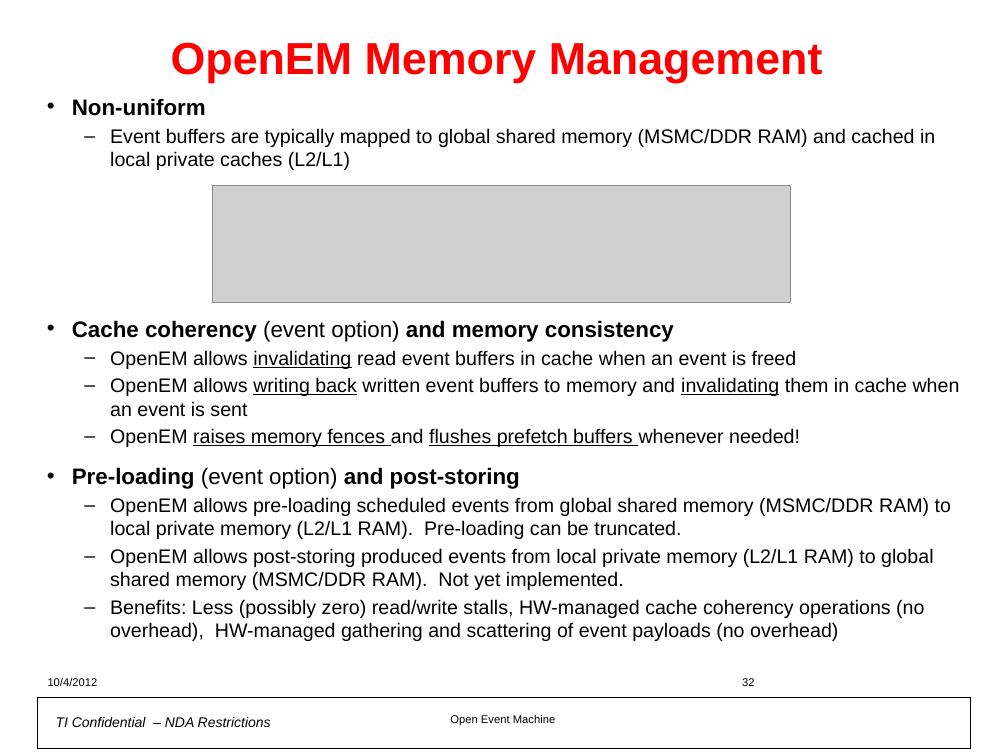
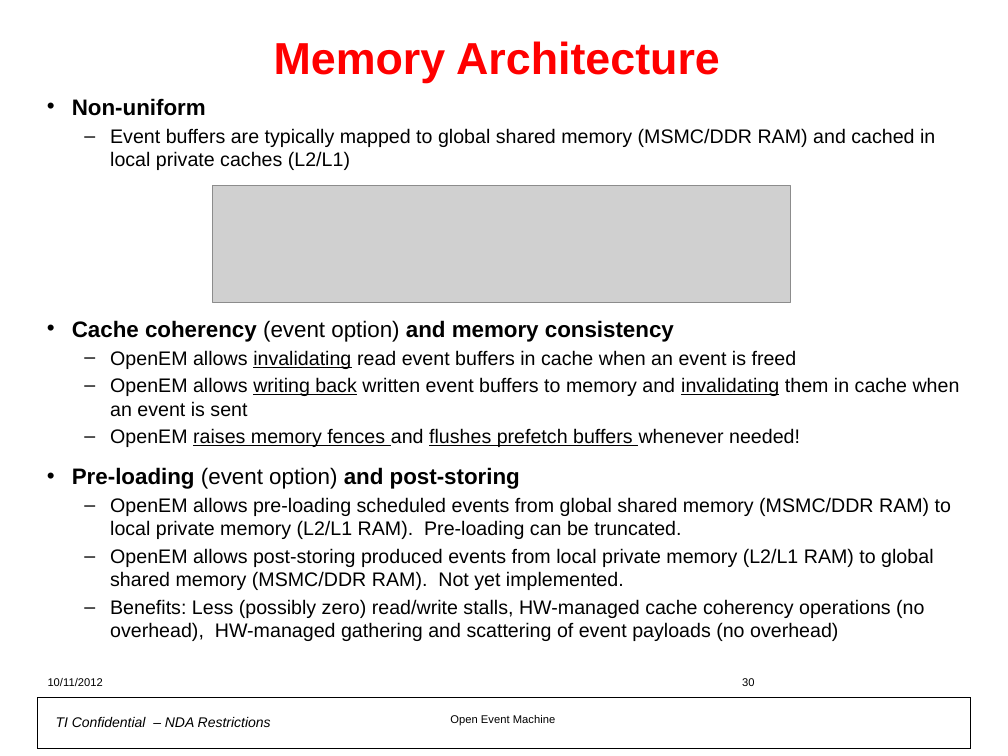
Before and after one commit to hari1989/keystone-workshop, a slide deck: slide 30 of preliminary/Open Event Machine.pptx (slide 32 before the commit). Drawn at 1008x756 pixels with LibreOffice and Linux fonts; fonts in the diff are those of the drawing; grey boxes stand for pictures; background and template pictures are left out. Boxes give left, top, right and bottom in pixels: in the first picture for what was removed or moved away, otherwise in the second. Text is boxed around its words. In the diff, an @@ line names an element or a change of style, - is before the commit and + after.

```diff
--- a/preliminary/Open Event Machine.pptx
+++ b/preliminary/Open Event Machine.pptx
@@ title at (274,41,720,83): text changed @@
-OpenEM Memory Management
+Memory Architecture
@@ text at (48,678,103,686): text changed @@
-10/4/2012
+10/11/2012
@@ page number at (742,678,754,686): text changed @@
-32
+30
```
Also in this commit, not shown: 43 other slides changed, 7 slides added, 6 slides removed.
